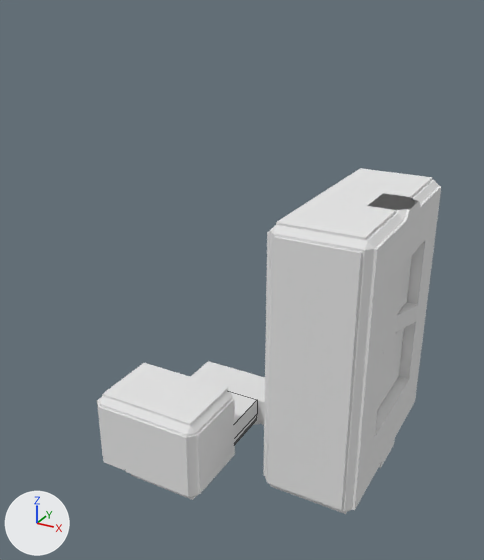
What one commit did to the Blender file Assets/Models/startingScene/newStartingRoom.blend.
Rendered twice from a 50 mm lens placed at (27.3, -40.3, 39.9), pointed at (4.0, 2.1, 18.7). The lights are fixed; the arrows at lower left show +X, +Y and +Z. Mesh edges are drawn as thin lines on the coarser meshes.

The first picture shows 'ship Control Room', 'start Room', 'start hallway', 'start hallway intersection'.
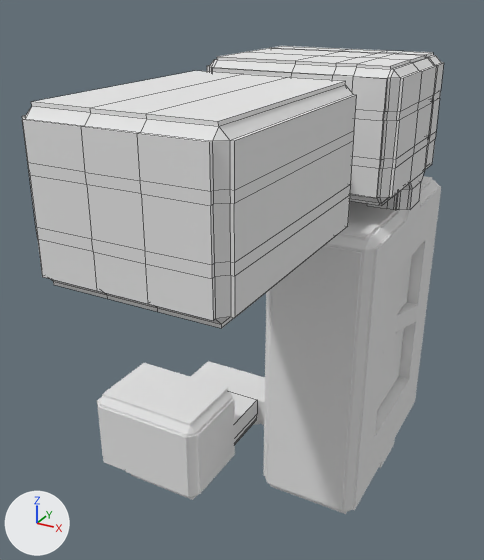
Boxes [x1, y1, x2, y2] around the edits, measured in the pictures (484 x 560 px):
'work in progress', shown
    after: [22, 71, 357, 328]
'ship air lock', added
    after: [207, 46, 444, 206]
'ship Control Room hallway', shown
    after: [367, 182, 421, 210]
part 1 of me_cube_006, built on
    after: [367, 194, 397, 210]

The change in detail:
me_cube_006 has 24 vertices, 12 faces and spans x -2.22..0.98, y -2.0..2.0, z -0.81..0.81.
me_cube_006 is used by ob_ship_control_room_hallway; parent ob_base_mesh; location (13.72, 10.7, 24.89).
Verts and faces of me_cube_006; kept vertices keep their numbers, new ones are numbered from 24.
Before the commit, vertices of me_cube_006: 0 (-2.22, -2.0, -0.81), 1 (-2.22, 2.0, -0.81), 2 (-2.22, -2.0, 0.81), 9 (0.08, -2.0, -0.81), 10 (0.08, 2.0, -0.81).
Before the commit, vertices of me_cube_006: 13 (-2.22, 2.0, 0.81), 17 (0.08, -2.0, 0.81), 22 (0.08, 2.0, 0.81).
Part 1, on me_cube_006:
Faces deleted: (1, 10, 22, 13), (0, 2, 17, 9).
New vertices 24 to 27 stand at vertices 9, 10, 17, 22, in that order, plus (-0.22, 0.0, 0.0).
New vertices 28 to 31 stand at vertices 0, 1, 2, 13, in that order, plus (1.58, 0.0, 0.0).
New faces: (10, 22, 27, 25), (9, 24, 26, 17), (25, 27, 31, 29), (24, 28, 30, 26), (1, 29, 31, 13), (0, 2, 30, 28).
Mesh me_cube_004 is new.
It has 391 vertices, 392 faces and spans x -8.23..6.67, y -0.27..12.03, z -4.57..4.83.
It uses material mat_material (its picture is missing).
Object 'ship Control Room hallway' (ob_ship_control_room_hallway) is now shown.
Object 'work in progress' (ob_work_in_progress) is now shown.
Object 'ship air lock' (ob_ship_air_lock) is new; it shows me_cube_004.
Its parent is ob_base_mesh.
Its location is (8.026, 3.77, 30.27).
